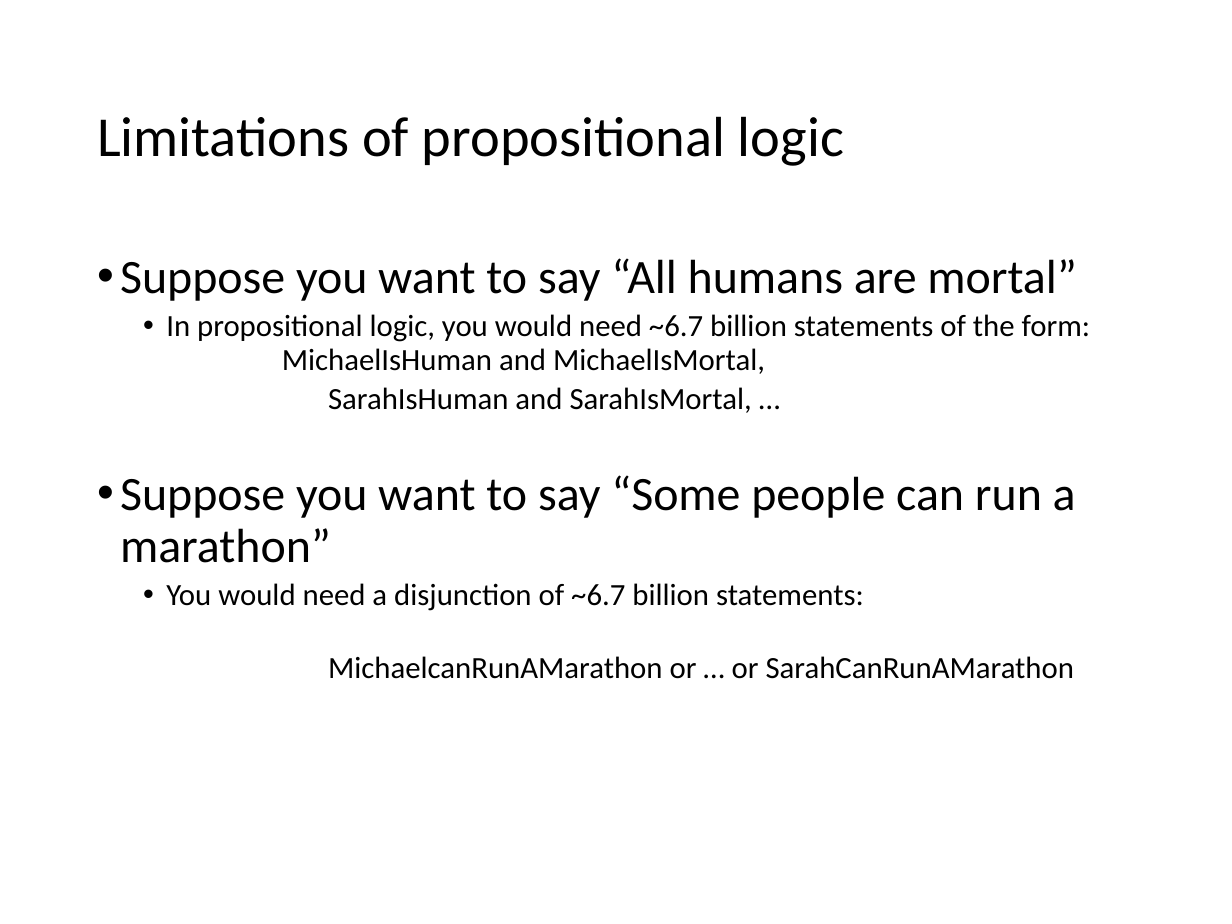
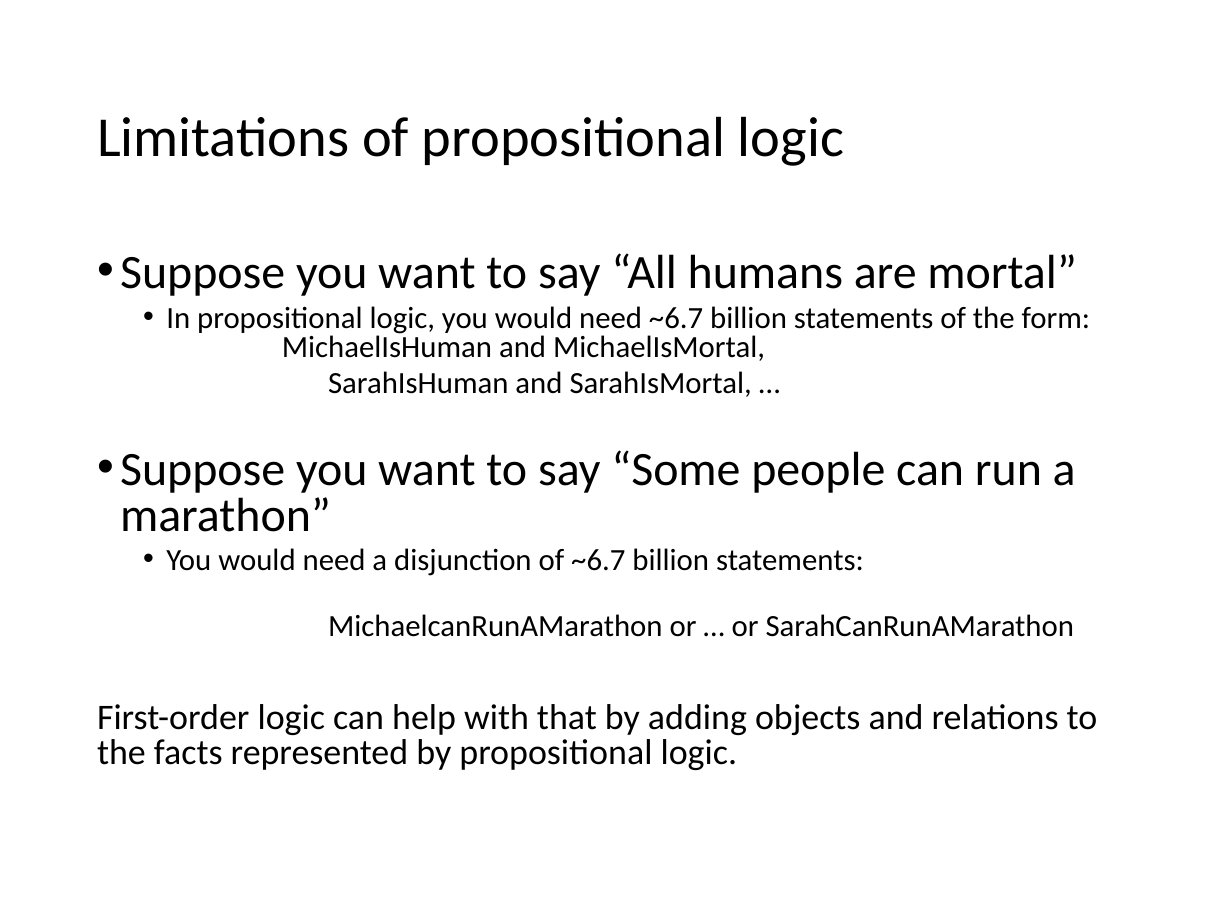
Before and after one commit to mhahsler/CS7320-AI, a slide deck: slide 26 of slides/07_logic.pptx. Drawn at 1232x924 pixels with LibreOffice and Linux fonts; fonts in the diff are those of the drawing. Boxes give left, top, right and bottom in pixels: in the first picture for what was removed or moved away, otherwise in the second. Text is boxed around its words. In the diff, an @@ line names an element or a change of style, - is before the commit and + after.

```diff
--- a/slides/07_logic.pptx
+++ b/slides/07_logic.pptx
@@ text at bbox=[120, 253, 1090, 637]: line spacing 0.9 to 0.8 @@
@@ text at bbox=[97, 704, 1098, 770]: paragraph added @@
+First-order logic can help with that by adding objects and relations to the facts represented by propositional logic.
```
Also in this commit, not shown: 7 other slides changed, 6 slides added, 3 slides removed, 1 other file.
